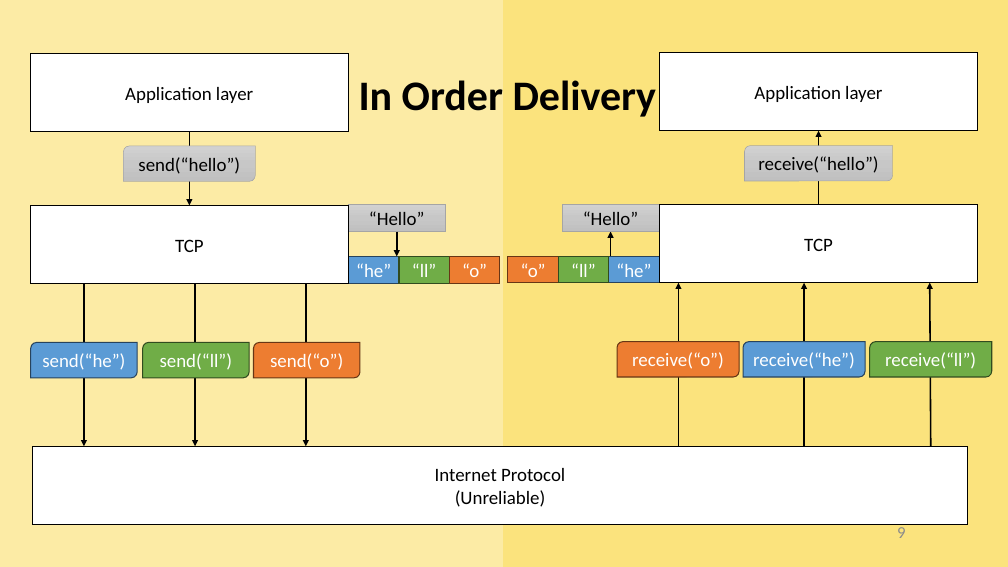
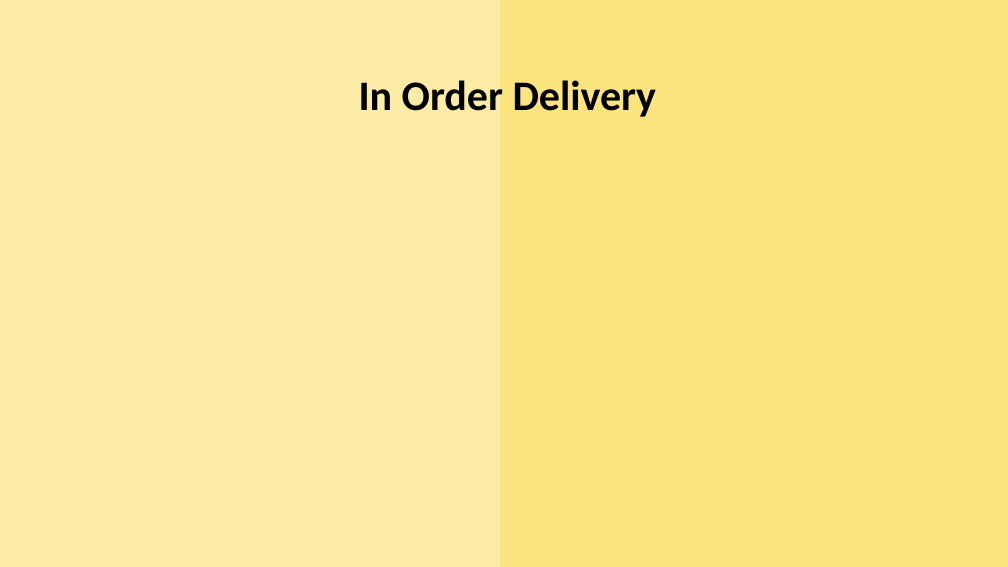
Before and after one commit to AliGhaffarian/university_thingies, a slide deck: slide 9 of research_and_presentation/Transport Layer, TCP and Floods/presentation_slides/Transport Layer, TCP and Floods.pptx. Drawn at 1008x567 pixels with LibreOffice and Linux fonts; fonts in the diff are those of the drawing. Boxes give left, top, right and bottom in pixels: in the first picture for what was removed or moved away, otherwise in the second. Text is boxed around its words. In the diff, an @@ line names an element or a change of style, - is before the commit and + after.

```diff
--- a/research_and_presentation/Transport Layer, TCP and Floods/presentation_slides/Transport Layer, TCP and Floods.pptx
+++ b/research_and_presentation/Transport Layer, TCP and Floods/presentation_slides/Transport Layer, TCP and Floods.pptx
@@ rectangle added at <box>0,0,501,567</box>, fill #FCEBA5, outline #FCEBA5 1 pt @@
@@ rectangle added at <box>501,0,1008,567</box>, fill #FBE37D, outline #FBE37D 1 pt @@
@@ rectangle removed at <box>31,54,349,132</box> @@
-Application layer
@@ rectangle removed at <box>660,53,978,131</box> @@
-Application layer
@@ round diag rect removed at <box>123,146,255,181</box> @@
-send(“hello”)
@@ arrow removed from (189, 132) to (189, 206) @@
@@ round diag rect removed at <box>745,146,893,181</box> @@
-receive(“hello”)
@@ arrow removed from (819, 205) to (819, 131) @@
@@ rectangle removed at <box>31,206,349,284</box> @@
-TCP
@@ rectangle removed at <box>348,205,445,232</box> @@
-“Hello”
@@ rectangle removed at <box>562,205,659,232</box> @@
-“Hello”
@@ rectangle removed at <box>660,205,978,283</box> @@
-TCP
@@ arrow removed from (397, 231) to (397, 256) @@
@@ arrow removed from (611, 256) to (611, 231) @@
@@ rectangle removed at <box>349,256,399,284</box> @@
-“he”
@@ rectangle removed at <box>399,257,450,284</box> @@
-“ll”
@@ text in rectangle at <box>462,263,487,277</box>: text removed @@
-“o”
@@ rectangle removed at <box>508,256,559,284</box> @@
-“o”
@@ rectangle removed at <box>558,256,609,284</box> @@
-“ll”
@@ rectangle removed at <box>609,256,659,284</box> @@
-“he”
@@ arrow removed from (84, 283) to (84, 446) @@
@@ arrow removed from (195, 283) to (195, 446) @@
@@ arrow removed from (306, 283) to (306, 446) @@
@@ arrow removed from (678, 446) to (678, 283) @@
@@ arrow removed from (805, 446) to (805, 283) @@
@@ arrow removed from (931, 446) to (930, 283) @@
@@ round diag rect removed at <box>31,343,138,378</box> @@
-send(“he”)
@@ round diag rect removed at <box>143,343,250,378</box> @@
-send(“ll”)
@@ round diag rect removed at <box>253,343,360,378</box> @@
-send(“o”)
@@ round diag rect removed at <box>617,342,739,377</box> @@
-receive(“o”)
@@ round diag rect removed at <box>743,342,865,377</box> @@
-receive(“he”)
@@ round diag rect removed at <box>870,342,991,377</box> @@
-receive(“ll”)
@@ text in rectangle at <box>435,468,565,507</box>: text removed @@
-Internet Protocol
-(Unreliable)
@@ page number removed at <box>897,527,905,538</box> @@
-9
```
